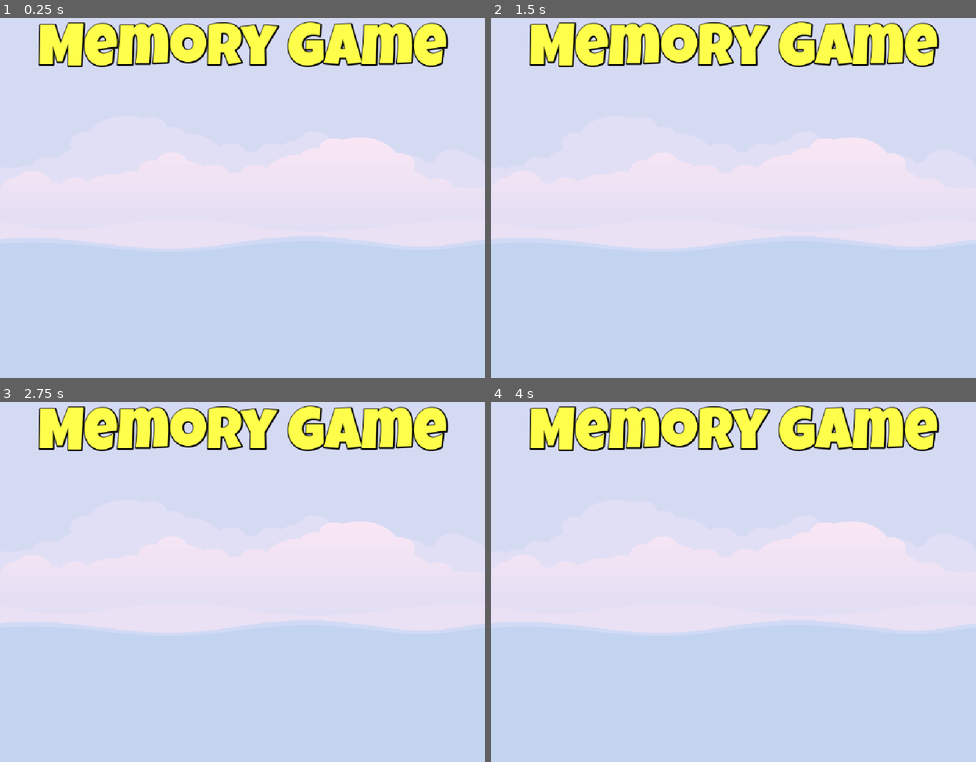
Above: before the commit, frames 1-4 (two rows, left to right).
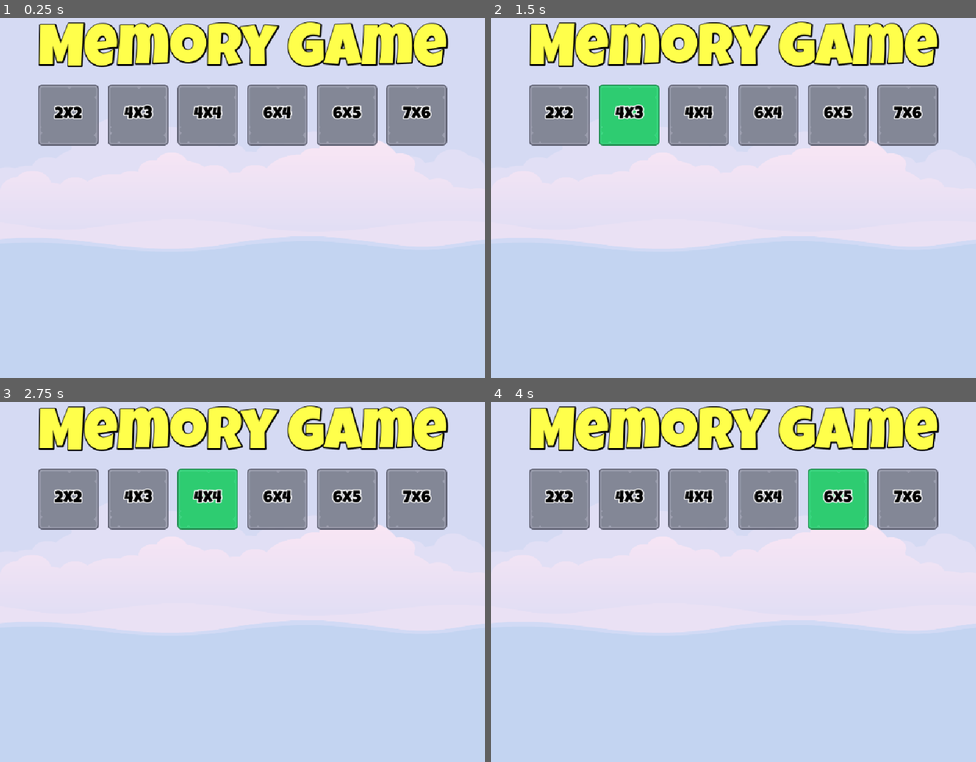
Above: after the commit, the same moments.

Repository: Hombolygo/Memory
Game: Godot game, scene res://Scenes/Master/Master.tscn
Two runs of this game, one before a commit and one after it. Both use one fixed random seed, a clock stepped at 60 frames per second and the inputs below.
Inputs (mouse positions are in pixels of both pictures, inside the frame that each line leads up to):
- Up to frame 1 (0.25 s): no input
- Up to frame 2 (1.5 s): click (558, 115) at 0.5 s, where only the run after the commit has a clickable "2x2"; click (626, 115) at 1.25 s, where only the run after the commit has a clickable "4x3"
- Up to frame 3 (2.75 s): click (208, 499) at 2 s, where only the run after the commit has a clickable "4x4"
- Up to frame 4 (4 s): click (767, 499) at 2.75 s, where only the run after the commit has a clickable "6x4"; click (835, 499) at 3.5 s, where only the run after the commit has a clickable "6x5"

The runs differ from the first frame. In frame 1, 13% of the frame differs, in the area x 7-93%, y 18-36%; in frame 2, 13%; in frame 3, 13%; in frame 4, 13%.

Commit message:
Added buttons to the main scene, and change icon

Diff:
--- /dev/null
+++ b/Scenes/LevelButton/LevelButton.gd
@@ -0,0 +1,18 @@
+extends TextureButton
+
+@export var level_button_number : int = 1;
+@onready var label: Label = $Label
+
+# Called when the node enters the scene tree for the first time.
+func _ready() -> void:
+	var ls : LevelSettingResource = LevelDataSelector.get_level_setting(level_button_number)
+	if ls == null:
+		queue_free();
+	else:
+		label.text = "%dx%d" % [ls.columns, ls.rows]
+
+	pass # Replace with function body.
+
+
+func _on_pressed() -> void:
+	pass # Replace with function body.
--- /dev/null
+++ b/Scenes/LevelButton/LevelButton.tscn
@@ -0,0 +1,46 @@
+[gd_scene load_steps=6 format=3 uid="uid://dft184w4wwmr6"]
+
+[ext_resource type="Texture2D" uid="uid://nkot3ev3re75" path="res://assets/ui/level_select_frame_128.png" id="1_anpwf"]
+[ext_resource type="Texture2D" uid="uid://bj68ib0mf54ru" path="res://assets/ui/level_select_frame_hover_128.png" id="2_uqdhg"]
+[ext_resource type="Texture2D" uid="uid://dl262cjra3idn" path="res://assets/ui/level_select_frame_select_128.png" id="3_ufld2"]
+[ext_resource type="LabelSettings" uid="uid://c8immxd1j87ca" path="res://Scenes/LevelButton/new_label_settings.tres" id="4_0iohd"]
+[ext_resource type="Script" uid="uid://b5fptg5ctn0bv" path="res://Scenes/LevelButton/LevelButton.gd" id="4_uqdhg"]
+
+[node name="LevelButton" type="TextureButton"]
+anchors_preset = 8
+anchor_left = 0.5
+anchor_top = 0.5
+anchor_right = 0.5
+anchor_bottom = 0.5
+offset_left = -20.0
+offset_top = -20.0
+offset_right = 20.0
+offset_bottom = 20.0
+grow_horizontal = 2
+grow_vertical = 2
+texture_normal = ExtResource("1_anpwf")
+texture_pressed = ExtResource("2_uqdhg")
+texture_hover = ExtResource("3_ufld2")
+script = ExtResource("4_uqdhg")
+
+[node name="Label" type="Label" parent="."]
+layout_mode = 1
+anchors_preset = 8
+anchor_left = 0.5
+anchor_top = 0.5
+anchor_right = 0.5
+anchor_bottom = 0.5
+offset_left = -20.0
+offset_top = -11.5
+offset_right = 20.0
+offset_bottom = 11.5
+grow_horizontal = 2
+grow_vertical = 2
+text = "0x0"
+label_settings = ExtResource("4_0iohd")
+horizontal_alignment = 1
+vertical_alignment = 1
+
+[node name="Sound" type="AudioStreamPlayer" parent="."]
+
+[connection signal="pressed" from="." to="." method="_on_pressed"]
--- /dev/null
+++ b/Scenes/LevelButton/new_label_settings.tres
@@ -0,0 +1,9 @@
+[gd_resource type="LabelSettings" load_steps=2 format=3 uid="uid://c8immxd1j87ca"]
+
+[ext_resource type="FontFile" uid="uid://bskirw06ex4ke" path="res://assets/fonts/LuckiestGuy-Regular.ttf" id="1_o7wy1"]
+
+[resource]
+font = ExtResource("1_o7wy1")
+font_size = 35
+font_color = Color(0, 0, 0, 1)
+outline_size = 9
--- a/Scenes/Main/Main.tscn
+++ b/Scenes/Main/Main.tscn
@@ -1,6 +1,7 @@
-[gd_scene load_steps=3 format=3 uid="uid://c500kuwqj1ejv"]
+[gd_scene load_steps=4 format=3 uid="uid://c500kuwqj1ejv"]
 
 [ext_resource type="FontFile" uid="uid://bskirw06ex4ke" path="res://assets/fonts/LuckiestGuy-Regular.ttf" id="1_p8rbg"]
+[ext_resource type="PackedScene" uid="uid://dft184w4wwmr6" path="res://Scenes/LevelButton/LevelButton.tscn" id="2_qtv3y"]
 
 [sub_resource type="LabelSettings" id="LabelSettings_qtv3y"]
 font = ExtResource("1_p8rbg")
@@ -51,6 +52,31 @@
 
 [node name="HBLevelButton" type="HBoxContainer" parent="MarginContainer/VBoxContainer"]
 layout_mode = 2
+size_flags_horizontal = 4
+theme_override_constants/separation = 19
+
+[node name="LevelButton" parent="MarginContainer/VBoxContainer/HBLevelButton" instance=ExtResource("2_qtv3y")]
+layout_mode = 2
+
+[node name="LevelButton2" parent="MarginContainer/VBoxContainer/HBLevelButton" instance=ExtResource("2_qtv3y")]
+layout_mode = 2
+level_button_number = 2
+
+[node name="LevelButton3" parent="MarginContainer/VBoxContainer/HBLevelButton" instance=ExtResource("2_qtv3y")]
+layout_mode = 2
+level_button_number = 3
+
+[node name="LevelButton4" parent="MarginContainer/VBoxContainer/HBLevelButton" instance=ExtResource("2_qtv3y")]
+layout_mode = 2
+level_button_number = 4
+
+[node name="LevelButton5" parent="MarginContainer/VBoxContainer/HBLevelButton" instance=ExtResource("2_qtv3y")]
+layout_mode = 2
+level_button_number = 5
+
+[node name="LevelButton6" parent="MarginContainer/VBoxContainer/HBLevelButton" instance=ExtResource("2_qtv3y")]
+layout_mode = 2
+level_button_number = 6
 
 [node name="HBSprites" type="HBoxContainer" parent="MarginContainer/VBoxContainer"]
 layout_mode = 2
--- a/project.godot
+++ b/project.godot
@@ -13,7 +13,7 @@
 config/name="Memory"
 run/main_scene="uid://d06rh1ssc3vic"
 config/features=PackedStringArray("4.4", "Mobile")
-config/icon="res://icon.svg"
+config/icon="uid://dwqx71fp7jlqw"
 
 [autoload]
 
Not shown, added: Scenes/LevelButton/LevelButton.gd.uid
